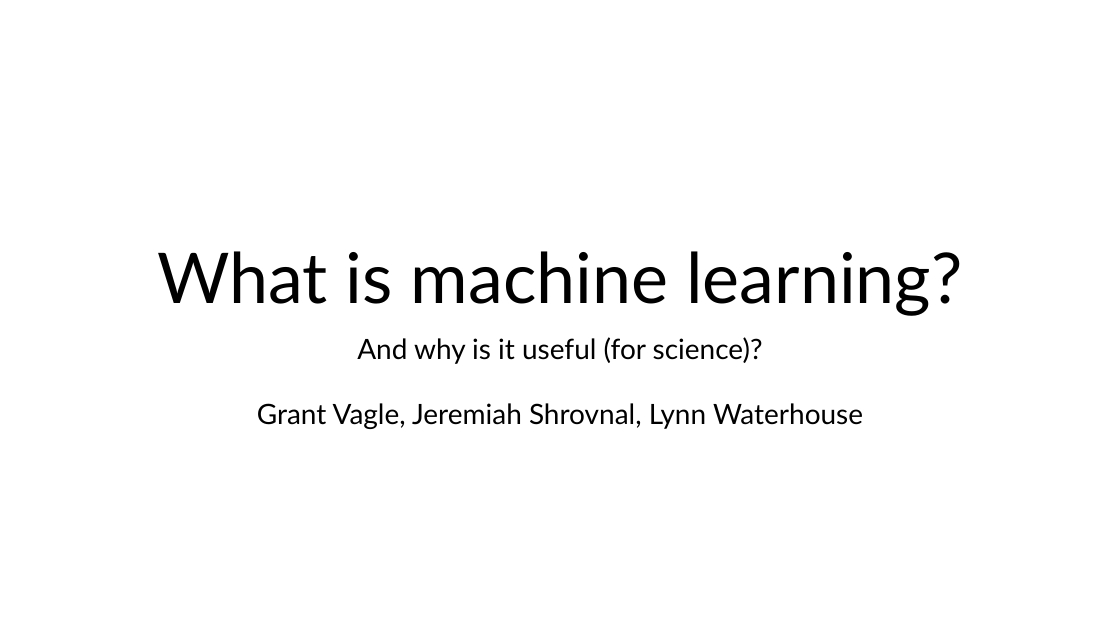
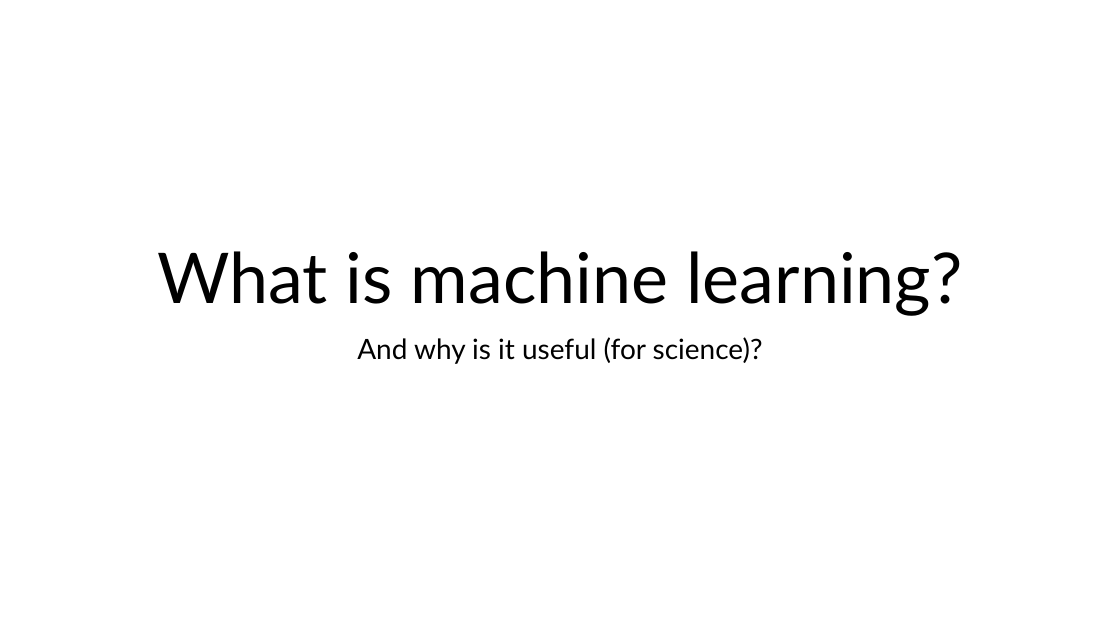
Before and after one commit to grantvagle/ml_methods_workshop, a slide deck: slide 1 of slides/01_what_is_ml.pptx (slide 3 before the commit). Drawn at 1120x630 pixels with LibreOffice and Linux fonts; fonts in the diff are those of the drawing. Boxes give left, top, right and bottom in pixels: in the first picture for what was removed or moved away, otherwise in the second. Text is boxed around its words. In the diff, an @@ line names an element or a change of style, - is before the commit and + after.

```diff
--- a/slides/01_what_is_ml.pptx
+++ b/slides/01_what_is_ml.pptx
@@ text removed at [257,403,863,429] @@
-Grant Vagle, Jeremiah Shrovnal, Lynn Waterhouse
```
Also in this commit, not shown: 3 slides removed, 1 other file.
